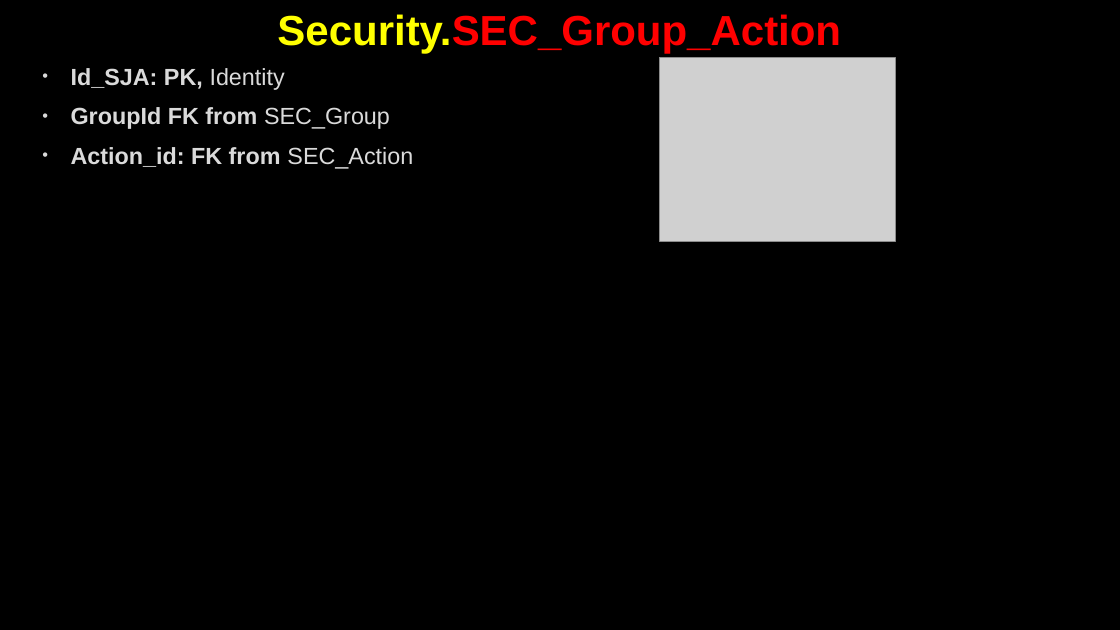
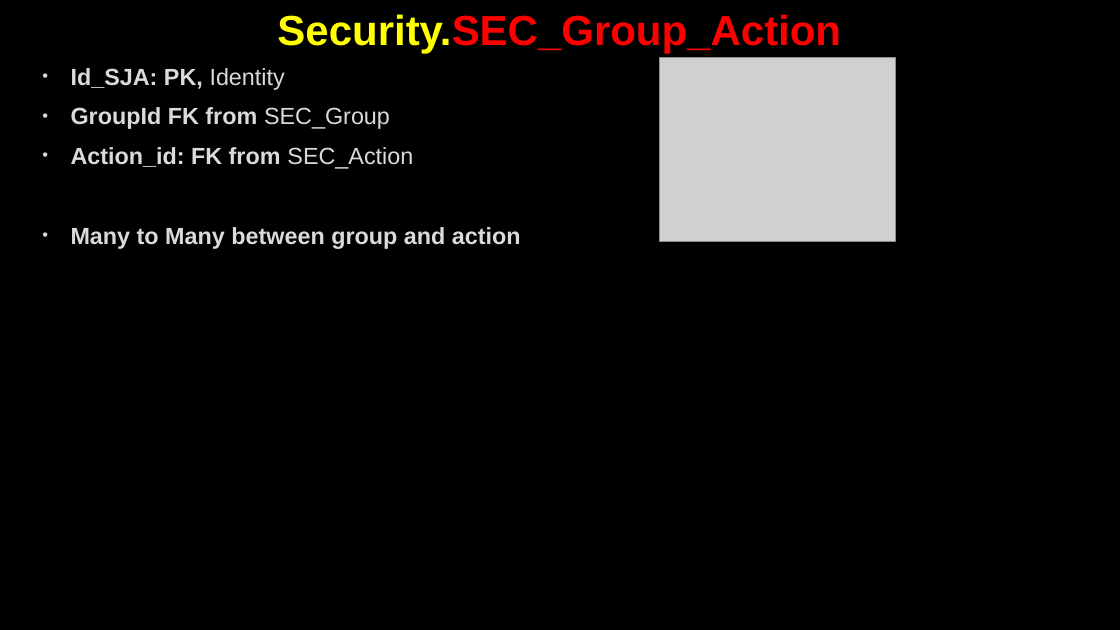
Before and after one commit to AhmedMohamedSamir1/Summary, a slide deck: slide 152 of Dot Net/Business.pptx (slide 132 before the commit). Drawn at 1120x630 pixels with LibreOffice and Linux fonts; fonts in the diff are those of the drawing; grey boxes stand for pictures; background and template pictures are left out. Boxes give left, top, right and bottom in pixels: in the first picture for what was removed or moved away, otherwise in the second. Text is boxed around its words. In the diff, an @@ line names an element or a change of style, - is before the commit and + after.

```diff
--- a/Dot Net/Business.pptx
+++ b/Dot Net/Business.pptx
@@ text at (71,227,521,249): paragraph added @@
+• Many to Many between group and action
```
Also in this commit, not shown: 15 other slides changed, 38 slides added, 2 slides removed, 7 other files.
